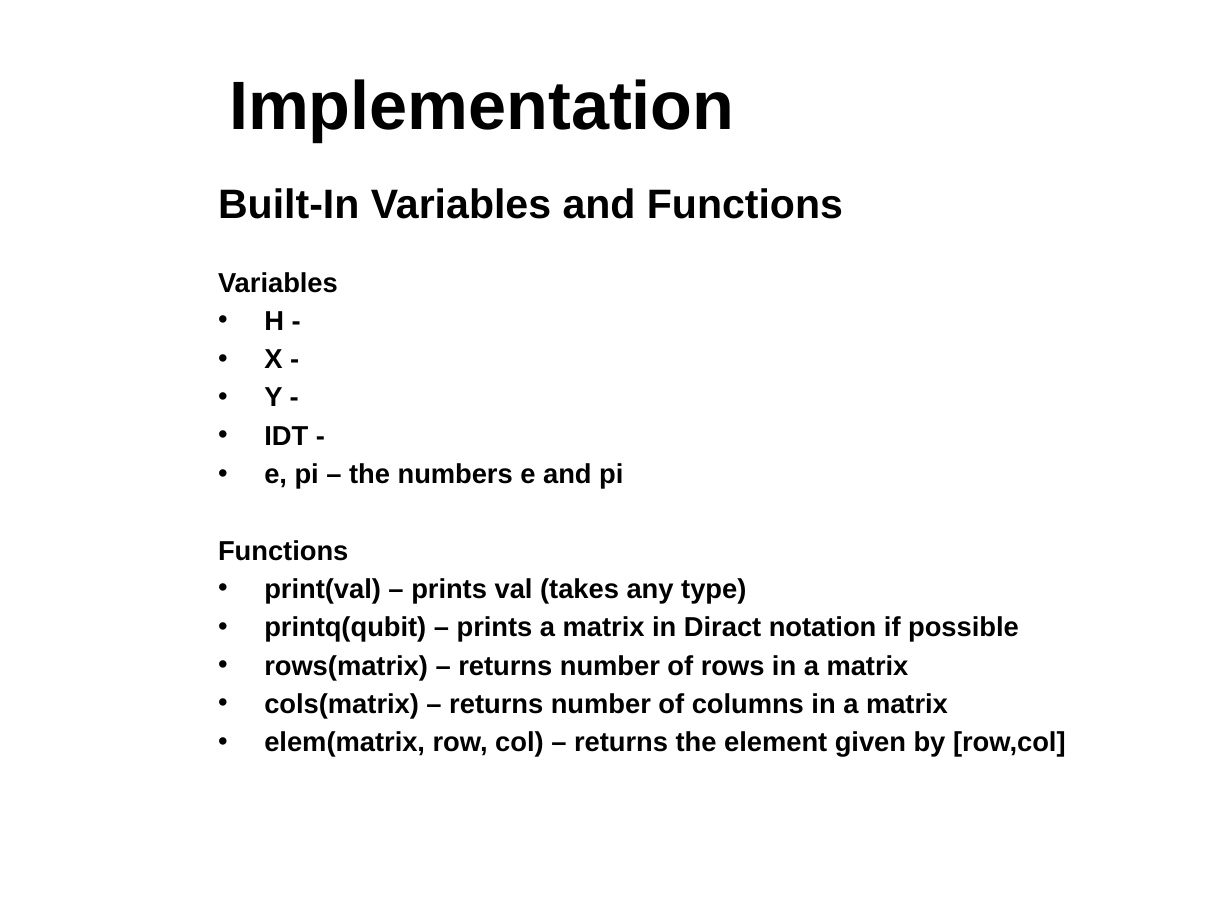
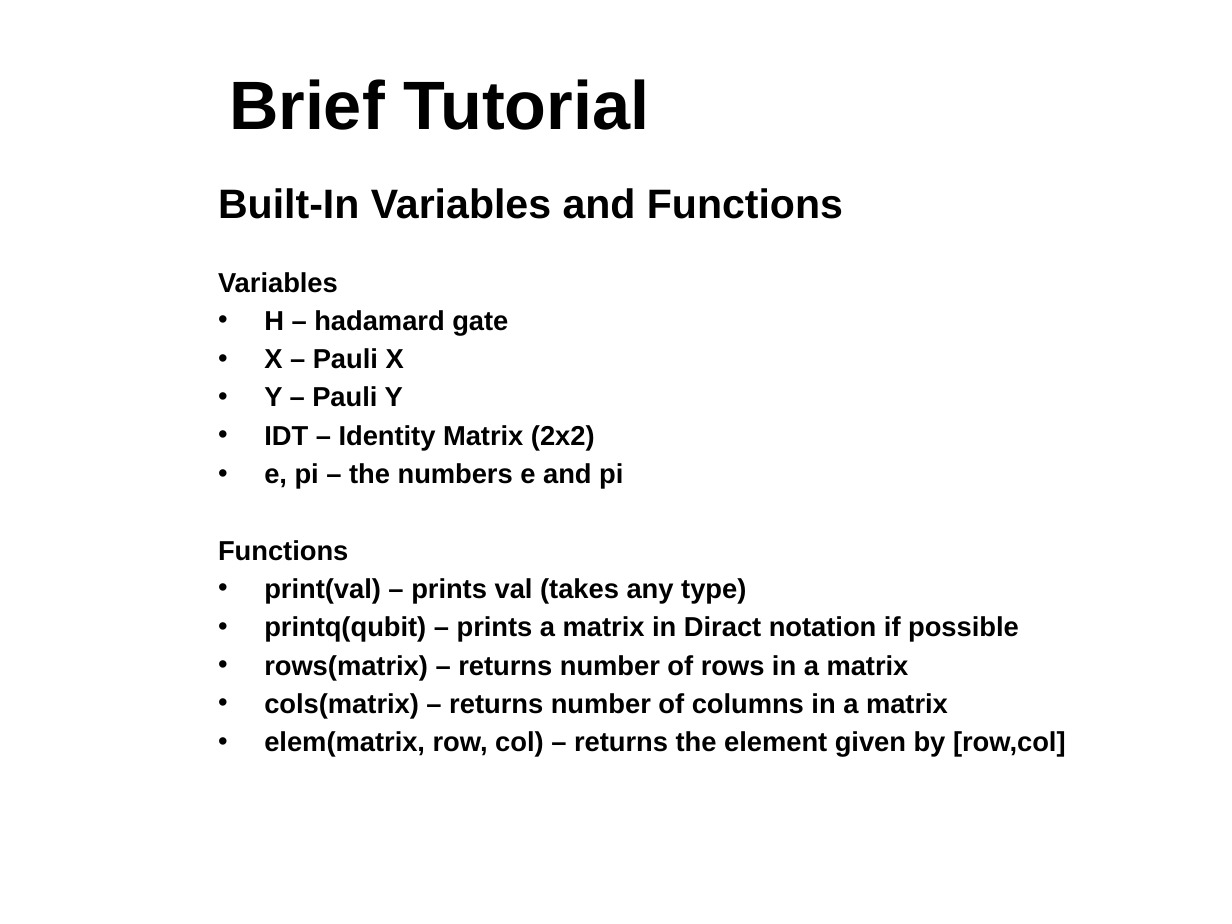
Before and after one commit to sdk21/PLT, a slide deck: slide 8 of Demo/Qlang.pptx (slide 15 before the commit). Drawn at 1232x924 pixels with LibreOffice and Linux fonts; fonts in the diff are those of the drawing; background and template pictures are left out. Boxes give left, top, right and bottom in pixels: in the first picture for what was removed or moved away, otherwise in the second. Text is boxed around its words. In the diff, an @@ line names an element or a change of style, - is before the commit and + after.

```diff
--- a/Demo/Qlang.pptx
+++ b/Demo/Qlang.pptx
@@ title at [229,79,650,130]: text changed @@
-Implementation
+Brief Tutorial
@@ text at [264,310,595,451]: text changed @@
-• H -
-• X -
-• Y -
-• IDT -
+• H – hadamard gate
+• X – Pauli X
+• Y – Pauli Y
+• IDT – Identity Matrix (2x2)
```
Also in this commit, not shown: 6 other slides changed, 3 slides added, 3 slides removed.
